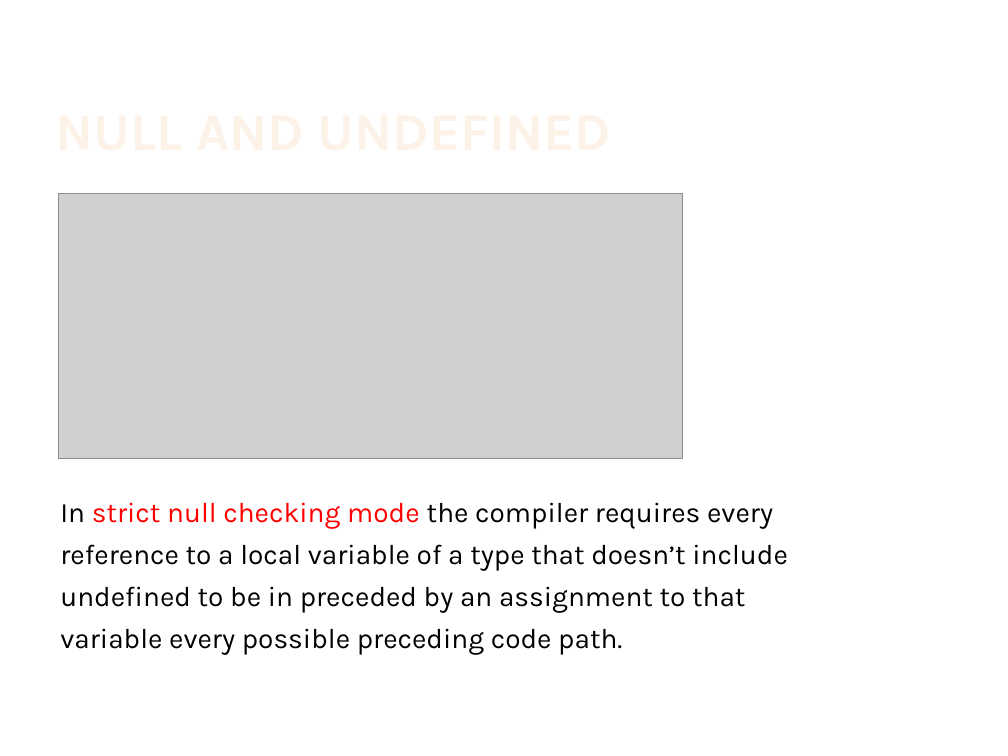
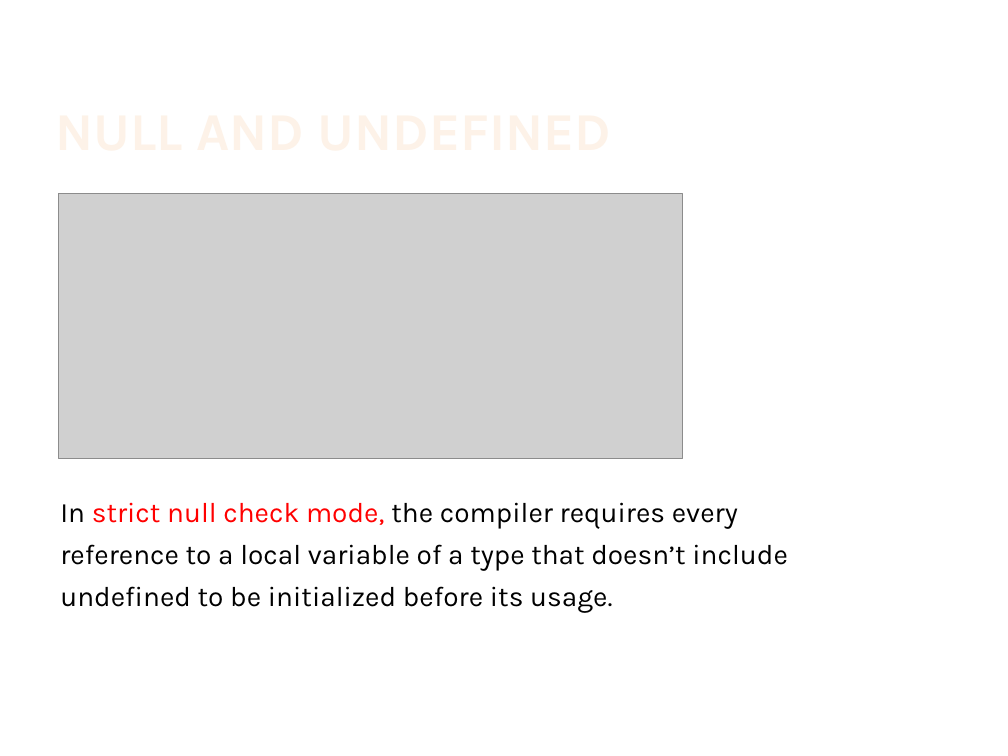
Before and after one commit to IsraelZablianov/TypeScript-Course, a slide deck: slide 12 of Advanced Es6 & TypeScript.pptx (slide 10 before the commit). Drawn at 1008x756 pixels with LibreOffice and Linux fonts; fonts in the diff are those of the drawing; grey boxes stand for pictures; background and template pictures are left out. Boxes give left, top, right and bottom in pixels: in the first picture for what was removed or moved away, otherwise in the second. Text is boxed around its words. In the diff, an @@ line names an element or a change of style, - is before the commit and + after.

```diff
--- a/Advanced Es6 & TypeScript.pptx
+++ b/Advanced Es6 & TypeScript.pptx
@@ text at <box>60,502,738,529</box>: text changed @@
-In strict null checking mode the compiler requires every
+In strict null check mode, the compiler requires every
@@ text at <box>60,586,612,613</box>: text changed @@
-undefined to be in preceded by an assignment to that
-variable every possible preceding code path.
+undefined to be initialized before its usage.
```
Also in this commit, not shown: 13 other slides changed, 3 slides added.
